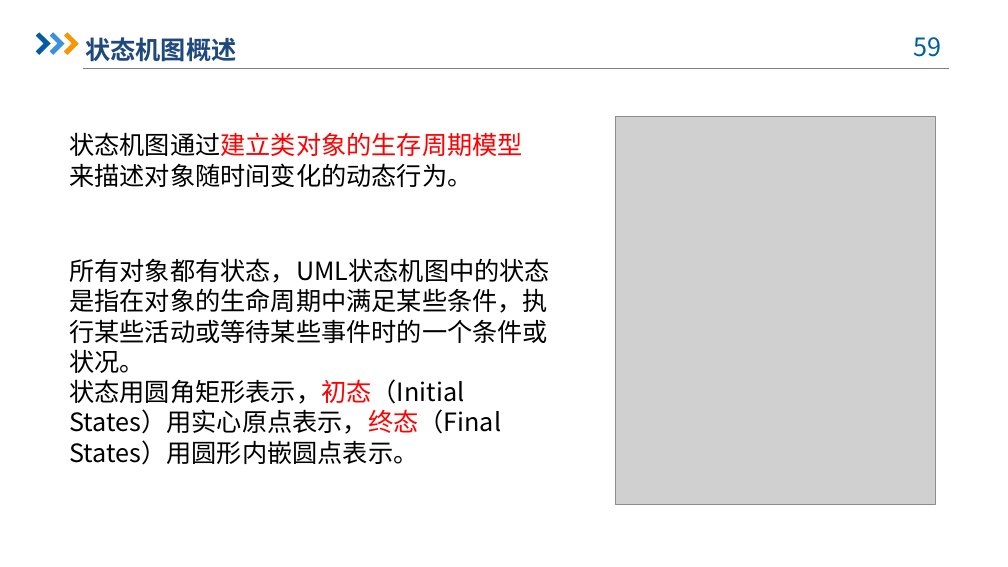
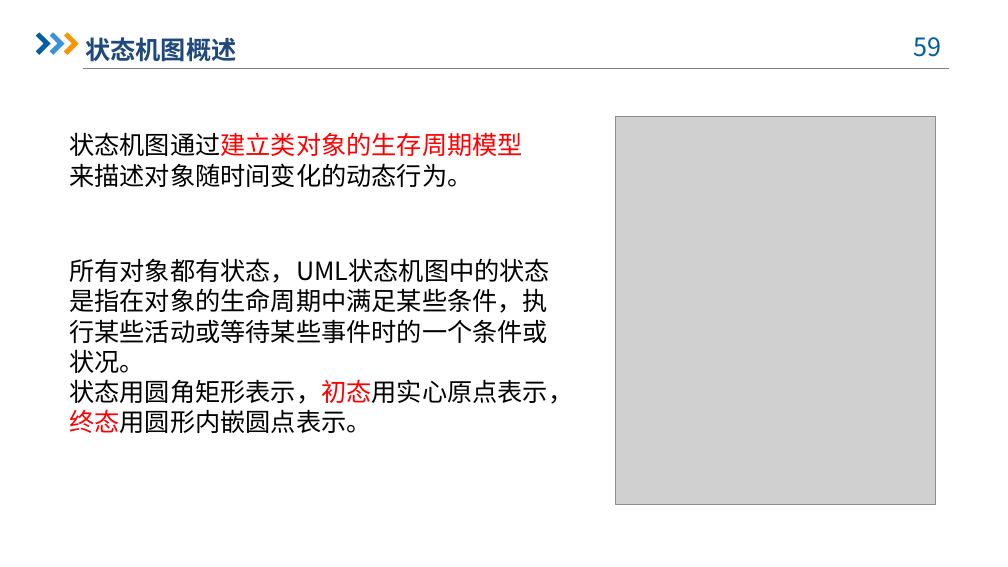
Before and after one commit to dreamtrueqaq/SRA2022-G12, a slide deck: slide 59 of 非受控文档/翻转课堂/SRA-G12-翻转课堂PPT3.pptx. Drawn at 1008x567 pixels with LibreOffice and Linux fonts; fonts in the diff are those of the drawing; grey boxes stand for pictures; background and template pictures are left out. Boxes give left, top, right and bottom in pixels: in the first picture for what was removed or moved away, otherwise in the second. Text is boxed around its words. In the diff, an @@ line names an element or a change of style, - is before the commit and + after.

```diff
--- a/非受控文档/翻转课堂/SRA-G12-翻转课堂PPT3.pptx
+++ b/非受控文档/翻转课堂/SRA-G12-翻转课堂PPT3.pptx
@@ text at bbox=[69, 379, 573, 433]: text changed @@
-状态用圆角矩形表示，初态（Initial States）用实心原点表示，终态（Final States）用圆形内嵌圆点表示。
+状态用圆角矩形表示，初态用实心原点表示，终态用圆形内嵌圆点表示。
```
Also in this commit, not shown: 14 other slides changed, 8 other files.
